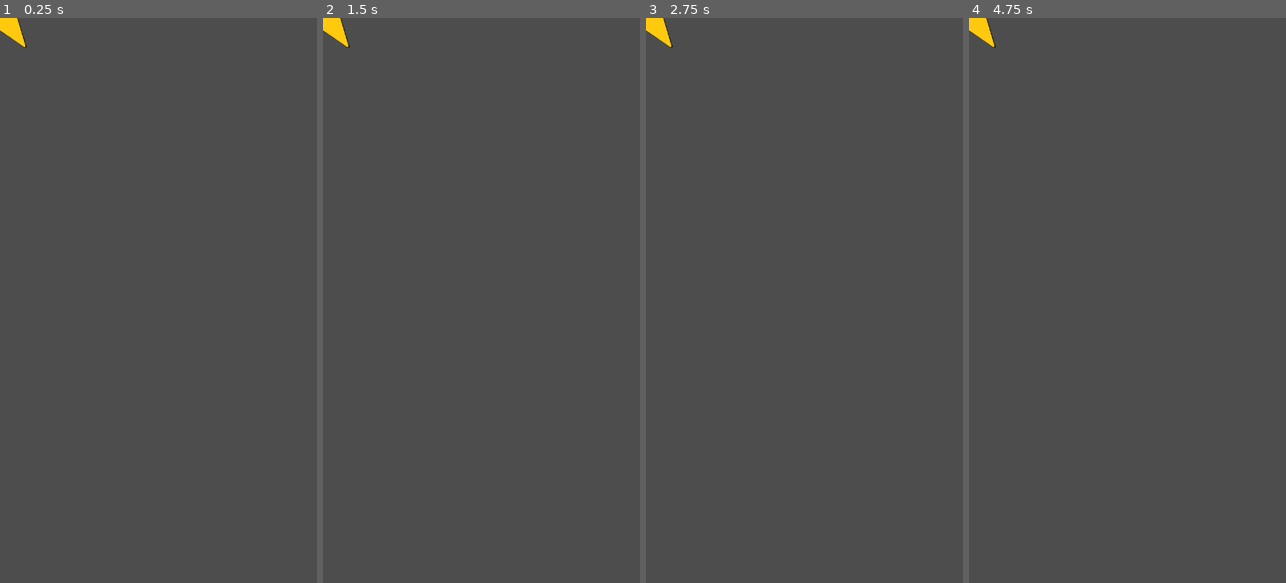
Above: before the commit, frames 1-4 (left to right).
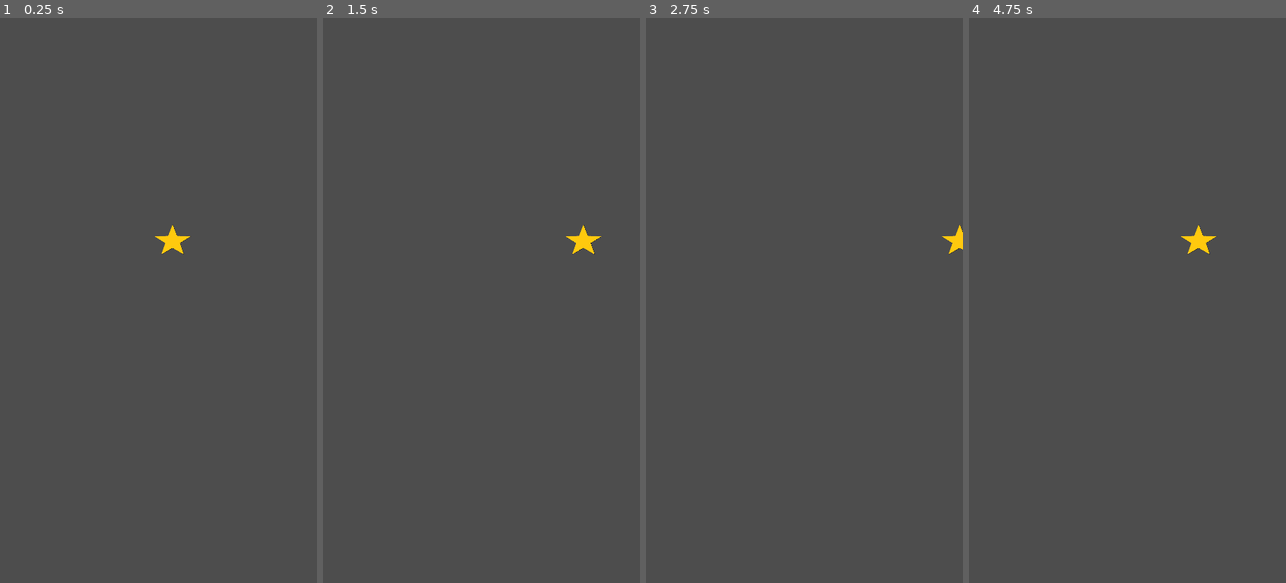
Above: after the commit, the same moments.

Repository: OllieL1/GUTS-T35
Game: Godot game, scene res://level.tscn
Same seed, same stepped clock (60 frames per second), same inputs: the game is played once before the commit and once after it. Before the commit the project has no main scene; this scene is started directly in both runs.
Inputs (mouse positions are in pixels of both pictures, inside the frame that each line leads up to):
- Up to frame 1 (0.25 s): no input
- Up to frame 2 (1.5 s): tap Enter (ui_accept) at 0.5, 0.6, 0.77, 1.07, 1.35 s; move the mouse to (551, 272) at 0.52 s; hold Right (ui_right) from 0.53 s (still down); click (551, 272) at 0.67 s; move the mouse to (418, 328) at 1.27 s; click (418, 328) at 1.42 s
- Up to frame 3 (2.75 s): tap Enter (ui_accept) at 1.52, 1.82, 2.1 s; move the mouse to (836, 176) at 2.02 s; release Right (ui_right) at 2.03 s; hold Left (ui_left) from 2.03 s (still down); click (836, 176) at 2.17 s
- Up to frame 4 (4.75 s): move the mouse to (1111, 413) at 2.77 s; release Left (ui_left) at 2.78 s; hold Right (ui_right) 2.78-4.28 s; tap Enter (ui_accept) at 2.85, 3.02, 3.32, 3.6, 3.77, 4.07, 4.35, 4.52 s; click (1111, 413) at 2.92 s; move the mouse to (1222, 385) at 3.52 s; click (1222, 385) at 3.67 s; move the mouse to (1032, 215) at 4.27 s; hold Left (ui_left) from 4.28 s (still down); click (1032, 215) at 4.42 s

The runs differ from the first frame. In frame 1, 0.5% of the frame differs, in the area x 0-61%, y 0-42%; in frame 2, 0.5%; in frame 3, 0.4%; in frame 4, 0.5%.

Commit message:
Player Acceleration click change

Diff:
--- /dev/null
+++ b/switch/character_body_2d.gd
@@ -0,0 +1,25 @@
+extends CharacterBody2D
+
+
+const SPEED = 300.0
+const JUMP_VELOCITY = -400.0
+
+
+func _physics_process(delta: float) -> void:
+	# Add the gravity.
+	if not is_on_floor():
+		velocity += get_gravity() * delta
+
+	# Handle jump.
+	if Input.is_action_just_pressed("ui_accept") and is_on_floor():
+		velocity.y = JUMP_VELOCITY
+
+	# Get the input direction and handle the movement/deceleration.
+	# As good practice, you should replace UI actions with custom gameplay actions.
+	var direction := Input.get_axis("ui_left", "ui_right")
+	if direction:
+		velocity.x = direction * SPEED
+	else:
+		velocity.x = move_toward(velocity.x, 0, SPEED)
+
+	move_and_slide()
--- a/switch/player.tscn
+++ b/switch/player.tscn
@@ -1,12 +1,14 @@
-[gd_scene load_steps=3 format=3 uid="uid://61jjvb3yujfk"]
+[gd_scene load_steps=3 format=3 uid="uid://c72b61knpxsme"]
 
 [ext_resource type="Texture2D" uid="uid://7jw75qncxtav" path="res://art/star.png" id="1_ajcwy"]
 [ext_resource type="Script" path="res://scripts/player.gd" id="1_oewdl"]
 
-[node name="Player" type="Node2D"]
+[node name="Player" type="CharacterBody2D"]
 script = ExtResource("1_oewdl")
 
 [node name="Sprite2D" type="Sprite2D" parent="."]
+position = Vector2(344, 516)
+scale = Vector2(0.341146, 0.286111)
 texture = ExtResource("1_ajcwy")
 
 [node name="AnimatedSprite2D" type="AnimatedSprite2D" parent="."]
--- a/switch/project.godot
+++ b/switch/project.godot
@@ -11,6 +11,7 @@
 [application]
 
 config/name="Switch"
+run/main_scene="res://level.tscn"
 config/features=PackedStringArray("4.3", "Mobile")
 config/icon="res://icon.svg"
 
--- a/switch/scripts/player.gd
+++ b/switch/scripts/player.gd
@@ -1,11 +1,47 @@
-extends Node2D
+extends CharacterBody2D
 
+# Movement variables
+var speed: float = 600
+var acceleration: float = 1600
+var deceleration: float = 1600
+var target_velocity: Vector2 = Vector2.ZERO
+var moving_left: bool = false
 
-# Called when the node enters the scene tree for the first time.
 func _ready() -> void:
-	pass # Replace with function body.
+	print("Player is ready!")
 
+func _input(event: InputEvent) -> void:
+	if event is InputEventMouseButton:
+		if event.button_index == MOUSE_BUTTON_LEFT:
+			if event.pressed:
+				toggle_direction()
 
-# Called every frame. 'delta' is the elapsed time since the previous frame.
+func toggle_direction() -> void:
+	moving_left = !moving_left
+	print("Direction toggled: ", moving_left)
+
 func _process(delta: float) -> void:
-	pass
+	if moving_left:
+		target_velocity.x = -speed
+	else:
+		target_velocity.x = speed
+
+	if velocity.x != target_velocity.x:
+		if target_velocity.x > velocity.x:
+			velocity.x += acceleration * delta
+		elif target_velocity.x < velocity.x:
+			velocity.x -= deceleration * delta
+
+		velocity.x = clamp(velocity.x, -speed, speed)
+	else:
+		if velocity.x != 0:
+			velocity.x = move_toward(velocity.x, 0, deceleration * delta)
+
+	move_and_slide()
+
+func move_toward(current: float, target: float, delta: float) -> float:
+	if current < target:
+		return min(current + delta, target)
+	elif current > target:
+		return max(current - delta, target)
+	return current
Not shown: 1 places in switch/background.tscn that only renumber resources
Not shown: 1 places in switch/level.tscn that only renumber resources
Not shown: 1 places in switch/obstacle.tscn that only renumber resources
